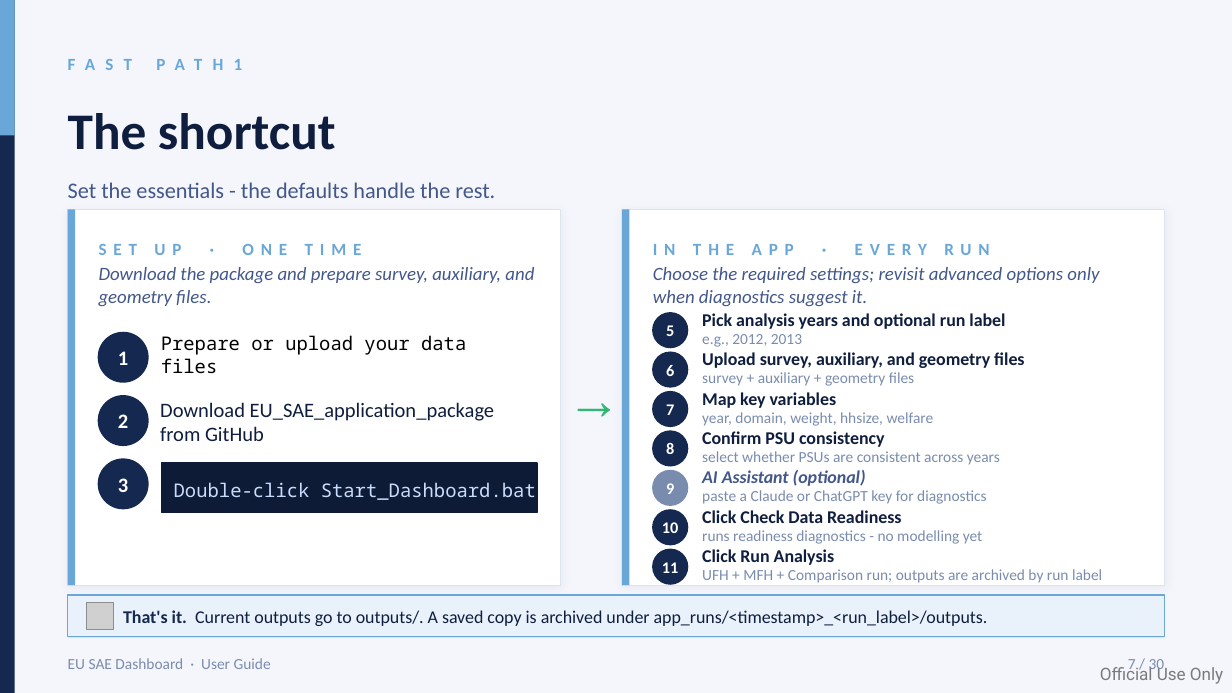
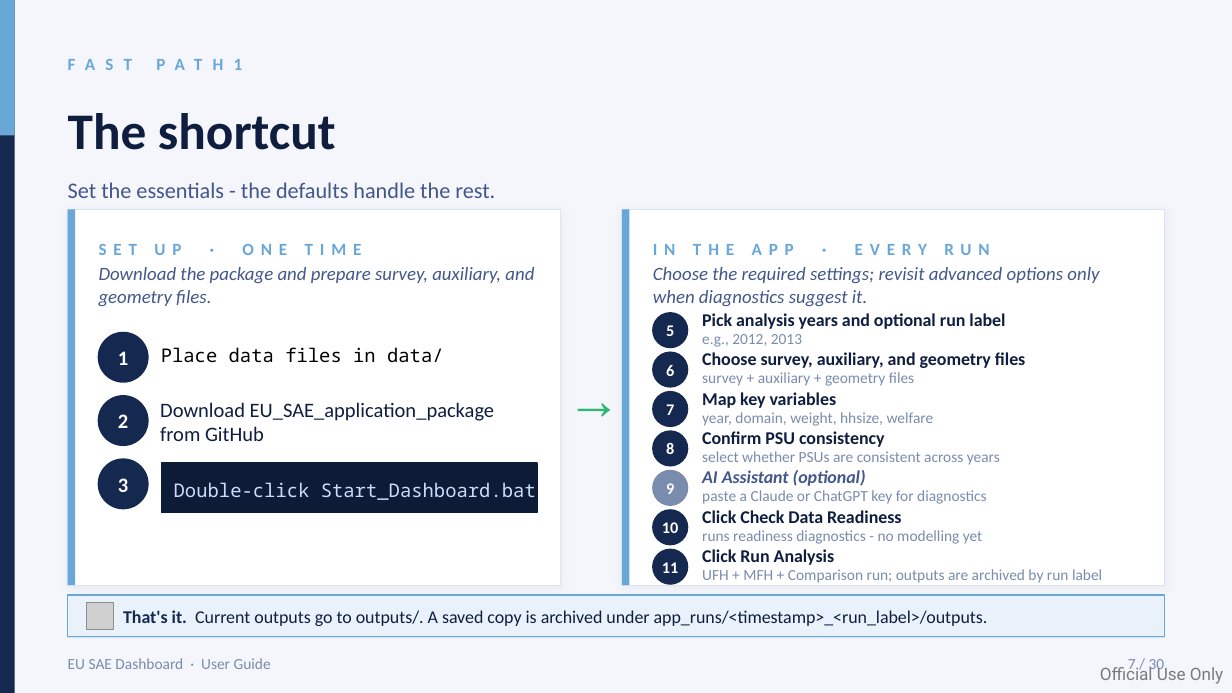
Before and after one commit to Noboyoshida227/EU_SAE_application_package, a slide deck: slide 7 of instructions/EU_SAE_User_Guide_Dashboard_v2.pptx. Drawn at 1232x693 pixels with LibreOffice and Linux fonts; fonts in the diff are those of the drawing; grey boxes stand for pictures. Boxes give left, top, right and bottom in pixels: in the first picture for what was removed or moved away, otherwise in the second. Text is boxed around its words. In the diff, an @@ line names an element or a change of style, - is before the commit and + after.

```diff
--- a/instructions/EU_SAE_User_Guide_Dashboard_v2.pptx
+++ b/instructions/EU_SAE_User_Guide_Dashboard_v2.pptx
@@ text at [161, 347, 444, 363]: text changed @@
-Prepare or upload your data files
+Place data files in data/
@@ text at [702, 352, 1025, 368]: text changed @@
-Upload survey, auxiliary, and geometry files
+Choose survey, auxiliary, and geometry files
```
Also in this commit, not shown: 5 other slides changed, 1 other file.
